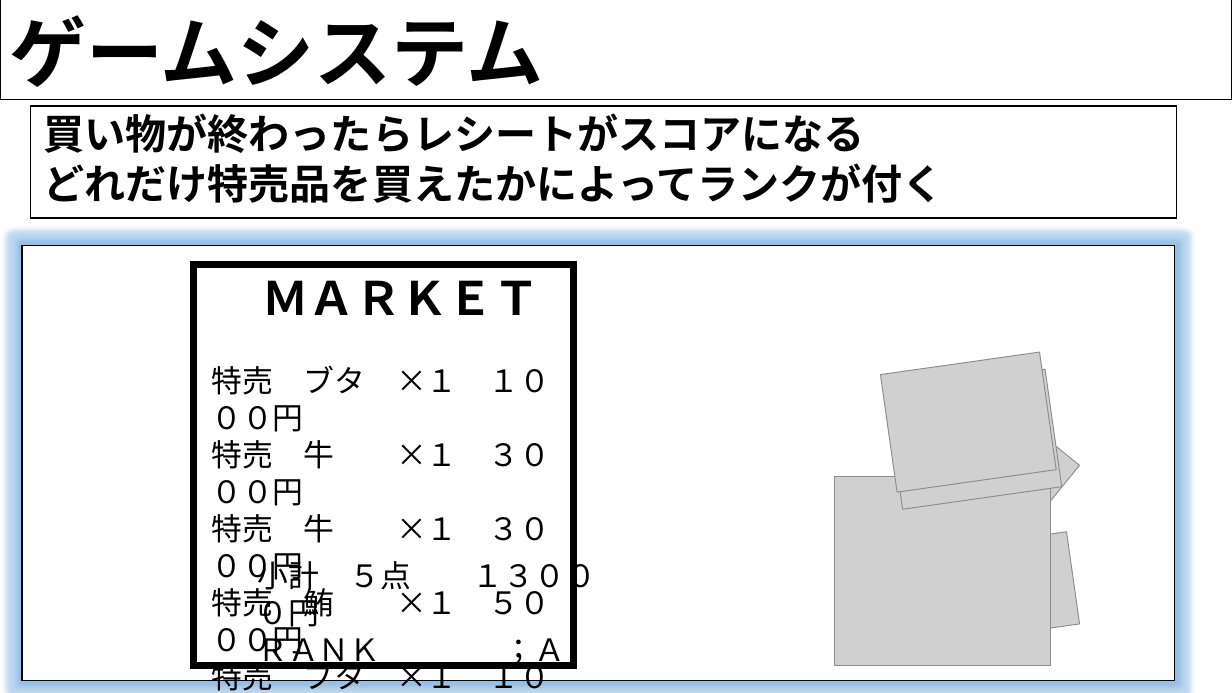
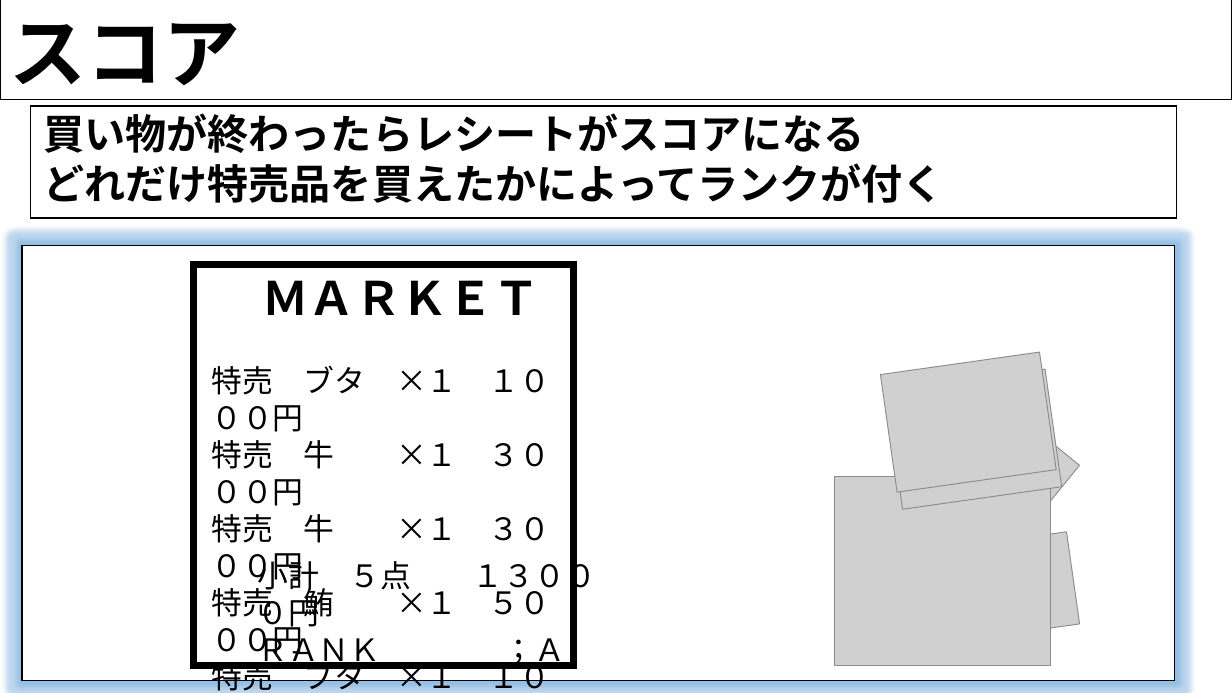
Before and after one commit to H29LatterPeriodTeam07/team07, a slide deck: slide 14 of 後期企画書/ショッピングカート.pptx. Drawn at 1232x693 pixels with LibreOffice and Linux fonts; fonts in the diff are those of the drawing; grey boxes stand for pictures; background and template pictures are left out. Boxes give left, top, right and bottom in pixels: in the first picture for what was removed or moved away, otherwise in the second. Text is boxed around its words. In the diff, an @@ line names an element or a change of style, - is before the commit and + after.

```diff
--- a/後期企画書/ショッピングカート.pptx
+++ b/後期企画書/ショッピングカート.pptx
@@ text at box(9, 23, 240, 100): text changed @@
-ゲームシステム
+スコア
```
Also in this commit, not shown: 7 other slides changed, 4 other files.
